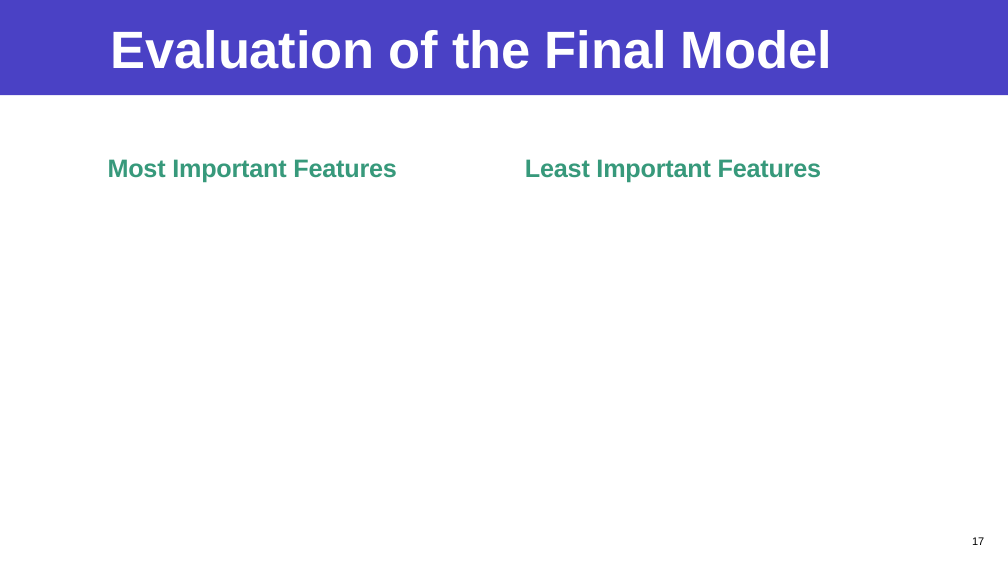
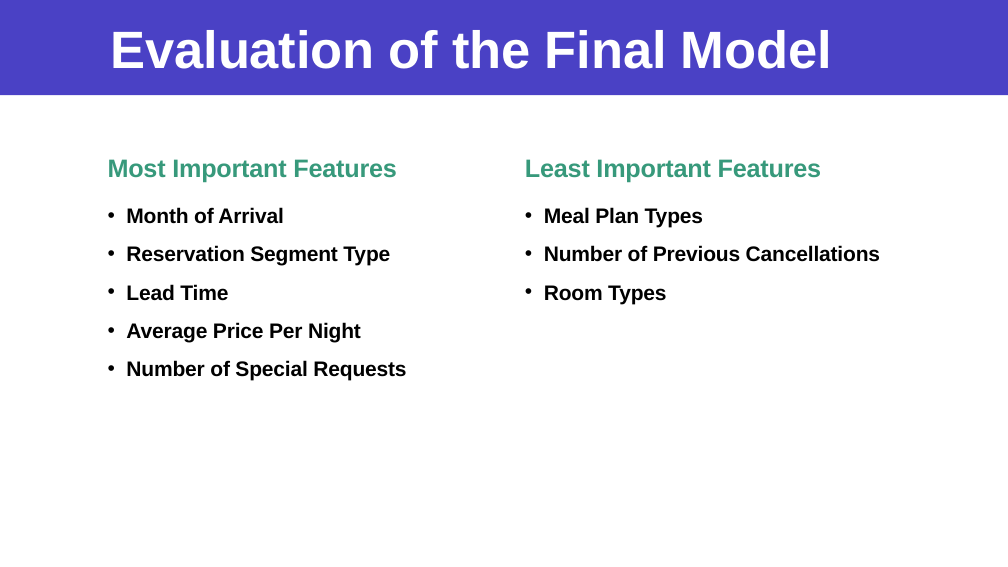
Before and after one commit to jaeheonk817/Project__Predicting-Hotel-Reservation-Cancellations, a slide deck: slide 17 of powerpoint.pptx. Drawn at 1008x567 pixels with LibreOffice and Linux fonts; fonts in the diff are those of the drawing. Boxes give left, top, right and bottom in pixels: in the first picture for what was removed or moved away, otherwise in the second. Text is boxed around its words. In the diff, an @@ line names an element or a change of style, - is before the commit and + after.

```diff
--- a/powerpoint.pptx
+++ b/powerpoint.pptx
@@ text added at [126, 207, 406, 380], 20 pt, text #000000, bold @@
+• Month of Arrival
+• Reservation Segment Type
+• Lead Time
+• Average Price Per Night
+• Number of Special Requests
@@ text added at [544, 207, 880, 304], 20 pt, text #000000, bold @@
+• Meal Plan Types
+• Number of Previous Cancellations
+• Room Types
@@ page number removed at [972, 537, 984, 545] @@
-17
```
Also in this commit, not shown: 13 other slides changed, 5 slides added, 22 other files.
